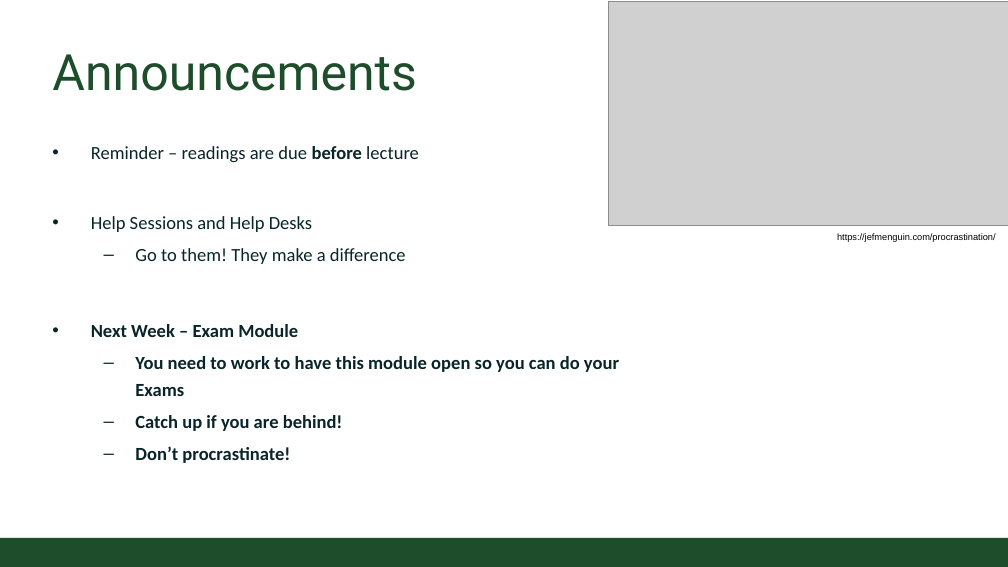
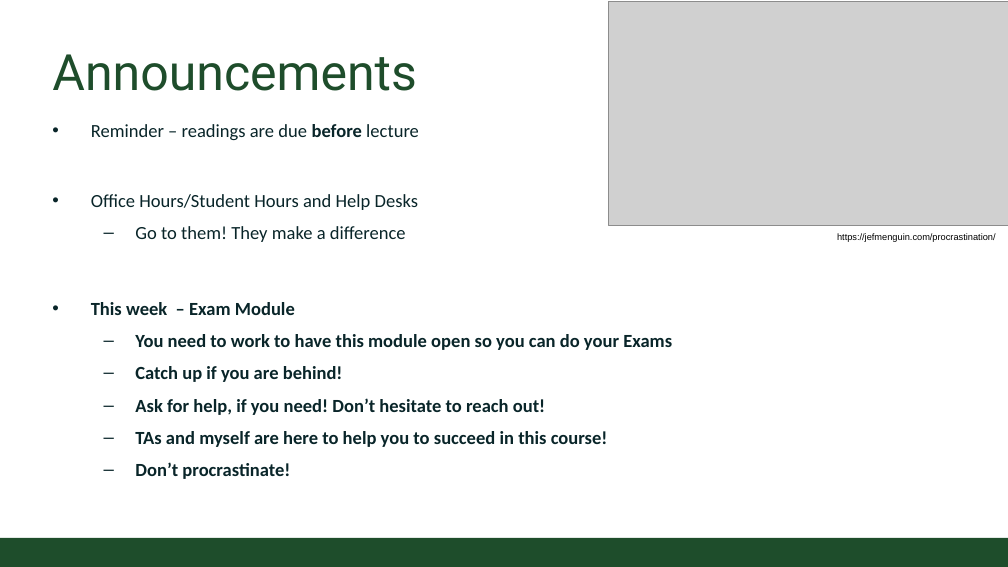
Before and after one commit to CSU-CompSci-CS163-4/Handouts, a slide deck: slide 2 of slides/On-Campus/03_03_JavaDocs_UML.pptx. Drawn at 1008x567 pixels with LibreOffice and Linux fonts; fonts in the diff are those of the drawing; grey boxes stand for pictures; background and template pictures are left out. Boxes give left, top, right and bottom in pixels: in the first picture for what was removed or moved away, otherwise in the second. Text is boxed around its words. In the diff, an @@ line names an element or a change of style, - is before the commit and + after.

Commit message:
Javadoc lecture update

```diff
--- a/slides/On-Campus/03_03_JavaDocs_UML.pptx
+++ b/slides/On-Campus/03_03_JavaDocs_UML.pptx
@@ text "Reminder – readings are due ...": place and size @@
-text "Reminder – readings are due ..." at [91, 146, 619, 463]
+text "Reminder – readings are due ..." at [91, 124, 672, 479]
@@ text at [91, 194, 418, 210]: text changed @@
-• Help Sessions and Help Desks
+• Office Hours/Student Hours and Help Desks
@@ text at [91, 302, 295, 315]: text changed @@
-• Next Week – Exam Module
+• This week – Exam Module
@@ text at [135, 398, 608, 447]: paragraphs added @@
+  – Ask for help, if you need! Don’t hesitate to reach out!
+  – TAs and myself are here to help you to succeed in this course!
```
